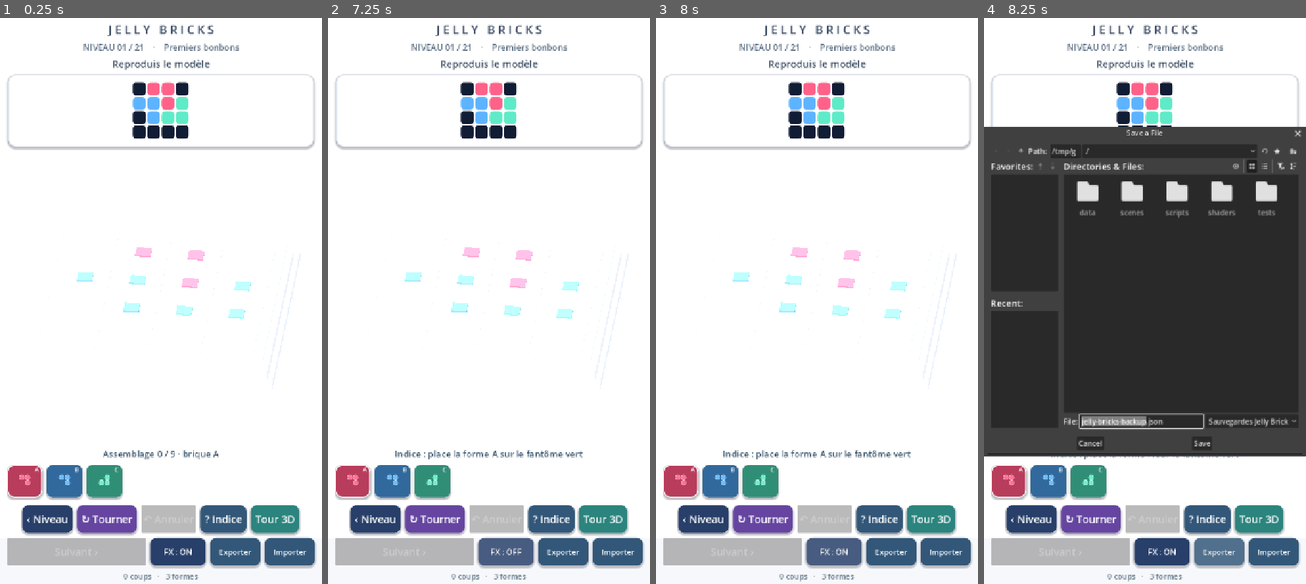
Above: before the commit, frames 1-4 (left to right).
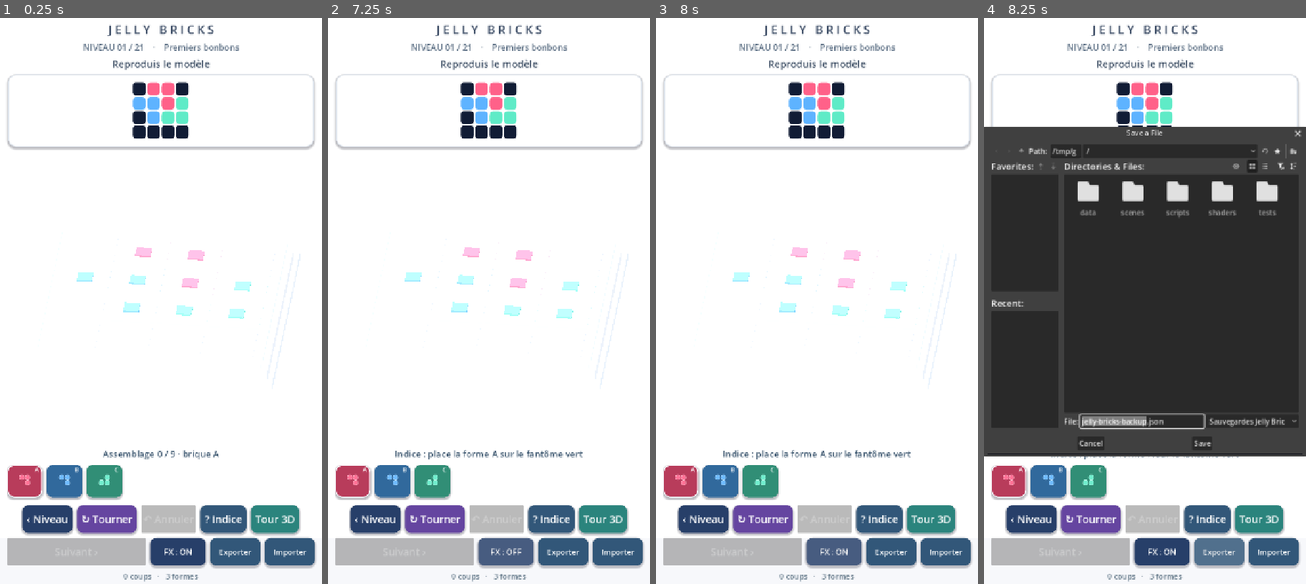
Above: after the commit, the same moments.

Repository: dbrckk/Jelly-bricks
Game: Godot game, scene res://scenes/main.tscn
Same seed, same stepped clock (60 frames per second), same inputs: the game is played once before the commit and once after it.
Inputs (mouse positions are in pixels of both pictures, inside the frame that each line leads up to):
- Up to frame 1 (0.25 s): no input
- Up to frame 2 (7.25 s): click (353, 482) at 0.52 s; click (392, 482) at 1.27 s; click (431, 482) at 2.02 s; click "‹ Niveau" at 2.75 s; click "↻ Tourner" at 3.5 s; click "? Indice" at 4.25 s; click "Tour 3D" at 5 s; click "‹ Puzzles" at 5.75 s; click "FX : ON" at 6.5 s
- Up to frame 3 (8 s): click "FX : OFF" at 7.25 s
- Up to frame 4 (8.25 s): click "Exporter" at 8 s

Frames 1-3 are identical in both runs. In frame 4, 1.0% of the frame differs, in the area x 2-98%, y 22-76%.

Commit message:
ux(android): compact Gallery Pause control instead of oversized screenshot-obscuring button

Diff:
--- a/native-godot/scripts/stack_mode.gd
+++ b/native-godot/scripts/stack_mode.gd
@@ -342,6 +342,9 @@
     photo_header.add_child(close_gallery)
     photo_pause_button = _make_button("⏸ Pause", Color("#4d6177"))
     photo_pause_button.name = "PauseGallery"
+    # Default Button EXPAND caused a 200px pill in our real portrait QA.
+    # Reserve that width for the actual sculpture instead of photo chrome.
+    photo_pause_button.size_flags_horizontal = Control.SIZE_SHRINK_END
     photo_pause_button.custom_minimum_size = Vector2(116, 46)
     photo_pause_button.add_theme_font_size_override("font_size", 16)
     photo_pause_button.pressed.connect(_toggle_photo_pause)
